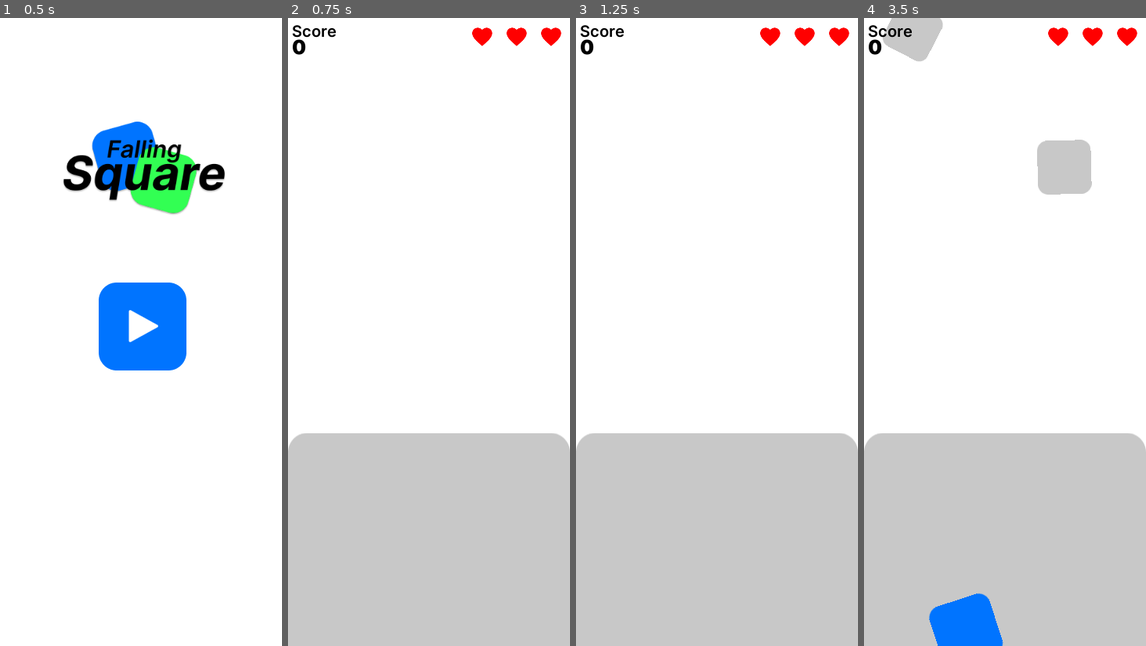
Above: before the commit, frames 1-4 (left to right).
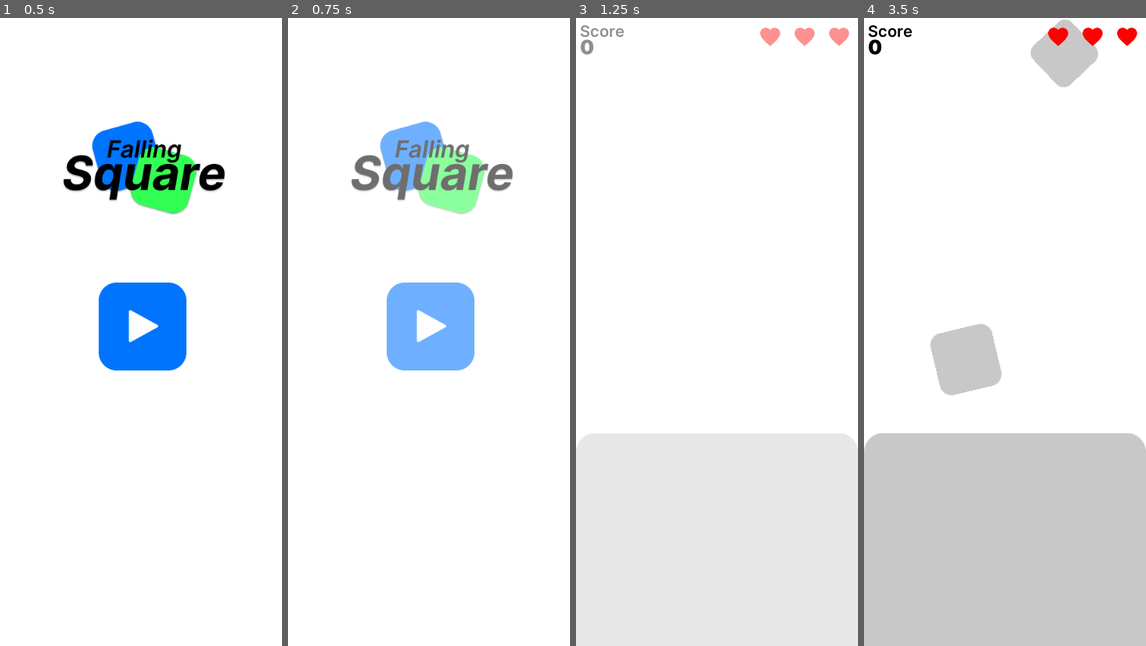
Above: after the commit, the same moments.

Repository: EmilienLeroy/FallingSquare
Game: Godot game, scene res://main.tscn
Two runs of this game, one before a commit and one after it. Both use one fixed random seed, a clock stepped at 60 frames per second and the inputs below.
Inputs (mouse positions are in pixels of both pictures, inside the frame that each line leads up to):
- Up to frame 1 (0.5 s): no input
- Up to frame 2 (0.75 s): click (431, 325) at 0.5 s
- Up to frame 3 (1.25 s): no input
- Up to frame 4 (3.5 s): move the mouse to (1067, 300) at 1.27 s; click (1067, 300) at 1.42 s; move the mouse to (965, 55) at 2.02 s; click (965, 55) at 2.17 s; move the mouse to (1064, 24) at 2.77 s; click (1064, 24) at 2.92 s

Frame 1 is identical in both runs. In frame 2, 43% of the frame differs, in the area x 0-100%, y 1-100%; in frame 3, 34%; in frame 4, 7.9%.

Commit message:
✨ Add fade transition btw views

Diff:
--- /dev/null
+++ b/components/fade.gd
@@ -0,0 +1,10 @@
+extends CanvasLayer
+
+func _ready():
+	pass
+
+func fade_in():
+	$Animation.play("fade_in");
+
+func fade_out():
+	$Animation.play("fade_out");
--- /dev/null
+++ b/components/fade.tscn
@@ -0,0 +1,63 @@
+[gd_scene load_steps=5 format=2]
+
+[ext_resource path="res://components/fade.gd" type="Script" id=1]
+
+[sub_resource type="Animation" id=1]
+length = 0.001
+tracks/0/type = "value"
+tracks/0/path = NodePath("Front:modulate")
+tracks/0/interp = 1
+tracks/0/loop_wrap = true
+tracks/0/imported = false
+tracks/0/enabled = true
+tracks/0/keys = {
+"times": PoolRealArray( 0 ),
+"transitions": PoolRealArray( 1 ),
+"update": 0,
+"values": [ Color( 1, 1, 1, 0 ) ]
+}
+
+[sub_resource type="Animation" id=2]
+resource_name = "fade_in"
+length = 0.5
+tracks/0/type = "value"
+tracks/0/path = NodePath("Front:modulate")
+tracks/0/interp = 1
+tracks/0/loop_wrap = true
+tracks/0/imported = false
+tracks/0/enabled = true
+tracks/0/keys = {
+"times": PoolRealArray( 0, 0.5 ),
+"transitions": PoolRealArray( 1, 1 ),
+"update": 0,
+"values": [ Color( 1, 1, 1, 0 ), Color( 1, 1, 1, 1 ) ]
+}
+
+[sub_resource type="Animation" id=3]
+resource_name = "fade_out"
+length = 0.5
+tracks/0/type = "value"
+tracks/0/path = NodePath("Front:modulate")
+tracks/0/interp = 1
+tracks/0/loop_wrap = true
+tracks/0/imported = false
+tracks/0/enabled = true
+tracks/0/keys = {
+"times": PoolRealArray( 0, 0.5 ),
+"transitions": PoolRealArray( 1, 1 ),
+"update": 0,
+"values": [ Color( 1, 1, 1, 1 ), Color( 1, 1, 1, 0 ) ]
+}
+
+[node name="Fade" type="CanvasLayer"]
+layer = 10
+script = ExtResource( 1 )
+
+[node name="Front" type="Polygon2D" parent="."]
+modulate = Color( 1, 1, 1, 0 )
+polygon = PoolVector2Array( 0, 0, 0, 800, 360, 800, 360, 0 )
+
+[node name="Animation" type="AnimationPlayer" parent="."]
+anims/RESET = SubResource( 1 )
+anims/fade_in = SubResource( 2 )
+anims/fade_out = SubResource( 3 )
--- a/main.gd
+++ b/main.gd
@@ -36,9 +36,15 @@
 	return lose;
 
 func update_current_view(view):
+	$Fade.fade_in();
+	yield($Fade/Animation, "animation_finished");
+
 	current.queue_free();
 	add_child(view);
 	current = view;
+
+	$Fade.fade_out();
+	yield($Fade/Animation, "animation_finished");
 
 func on_home():
 	update_current_view(create_home());
--- a/main.tscn
+++ b/main.tscn
@@ -1,6 +1,9 @@
-[gd_scene load_steps=2 format=2]
+[gd_scene load_steps=3 format=2]
 
+[ext_resource path="res://components/fade.tscn" type="PackedScene" id=1]
 [ext_resource path="res://main.gd" type="Script" id=4]
 
 [node name="Main" type="Node2D"]
 script = ExtResource( 4 )
+
+[node name="Fade" parent="." instance=ExtResource( 1 )]
--- a/views/game.gd
+++ b/views/game.gd
@@ -56,4 +56,5 @@
 	$Front/Life.remove_heart();
 
 	if (lifes == 0):
+		yield(get_tree().create_timer(0.3), "timeout")
 		emit_signal("lose", score);
